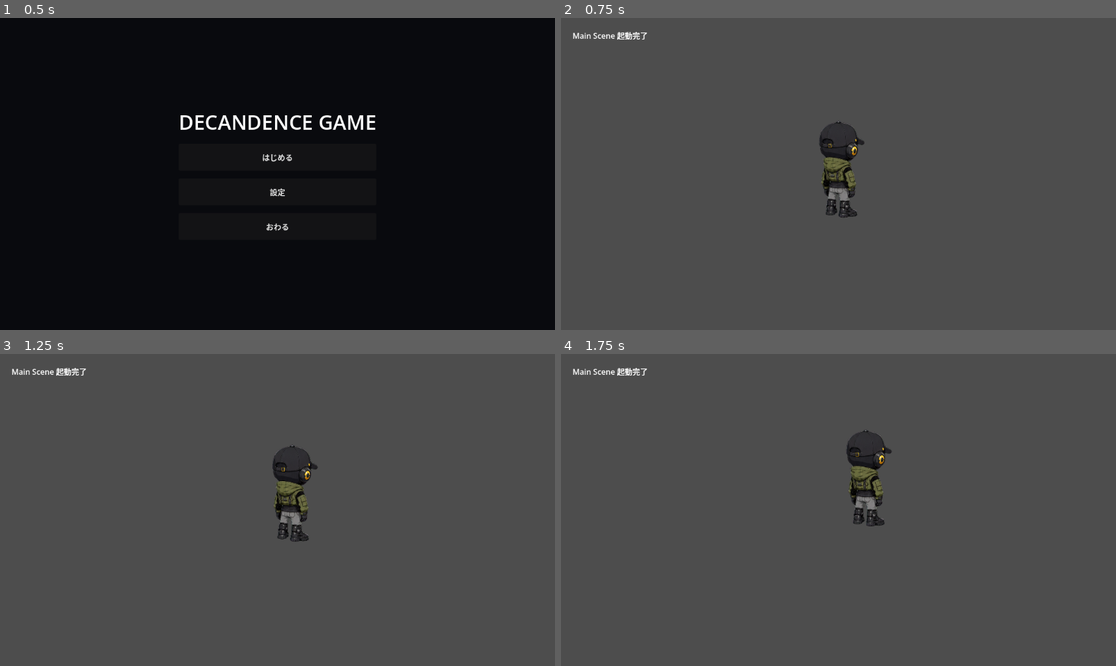
Above: before the commit, frames 1-4 (two rows, left to right).
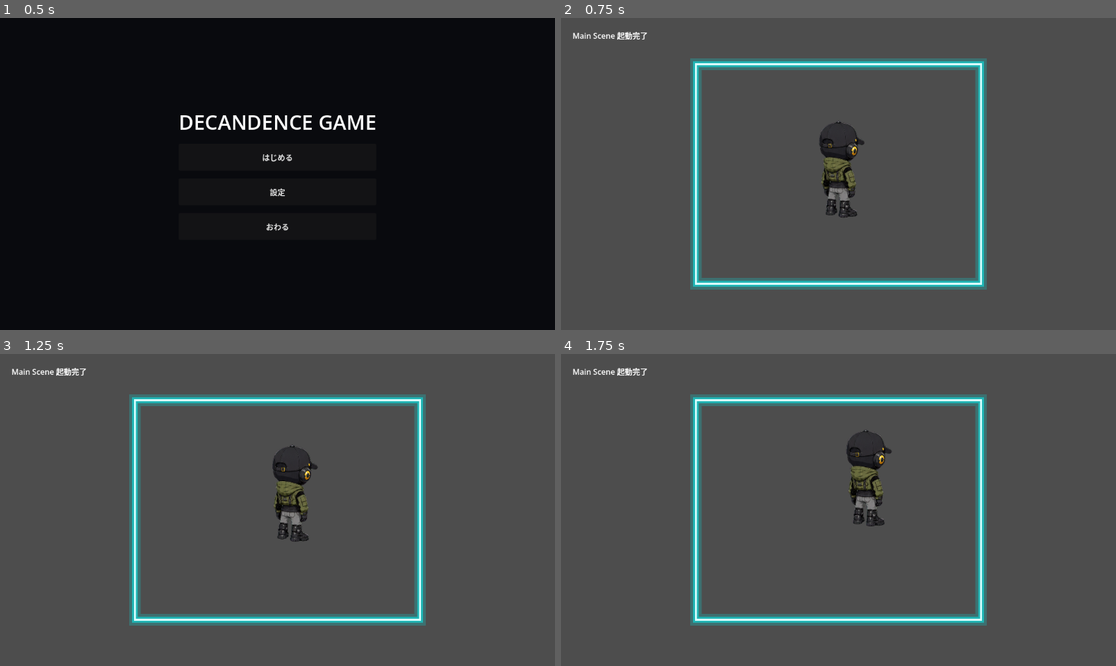
Above: after the commit, the same moments.

Repository: grimoire1089-coder/optimistic
Game: Godot game, scene res://Scenes/Boot/TitleScene.tscn
The game is run twice, just before and just after one commit, with the same random seed, the same clock (stepped at 60 frames per second) and the same inputs.
Inputs:
- Up to frame 1 (0.5 s): no input
- Up to frame 2 (0.75 s): click "はじめる" at 0.5 s
- Up to frame 3 (1.25 s): no input
- Up to frame 4 (1.75 s): no input

Frame 1 is identical in both runs. In frame 2, 6.7% of the frame differs, in the area x 23-77%, y 12-88%; in frame 3, 6.7%; in frame 4, 6.7%.

Commit message:
Switch Robin movement frame to Control glow node

Diff:
--- a/Scenes/Characters/Robin/RobinWanderActor.tscn
+++ b/Scenes/Characters/Robin/RobinWanderActor.tscn
@@ -40,9 +40,10 @@
 moving_rotation_degrees = 0.8
 moving_scale_amount = 0.008
 
-[node name="RobinMovementAreaFrame" type="Node2D" parent="."]
+[node name="RobinMovementAreaFrame" type="Control" parent="."]
 script = ExtResource("5_movement_area_frame")
 actor_path = NodePath("..")
-outer_glow_width = 18.0
-middle_glow_width = 10.0
+raw_modulate_color = Color(1, 2.8, 2.8, 1)
+outer_glow_width = 24.0
+middle_glow_width = 12.0
 core_line_width = 4.0
